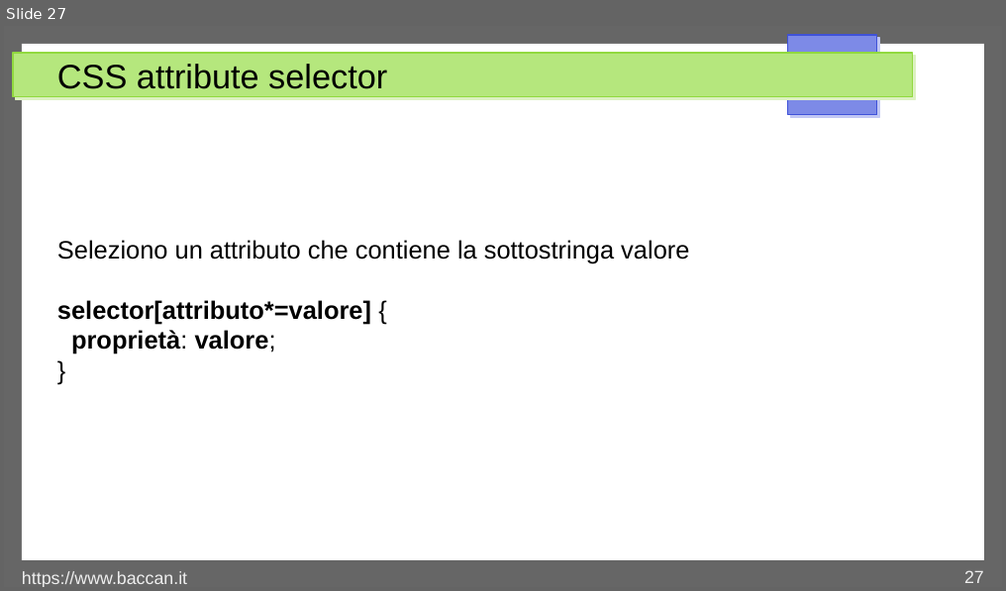
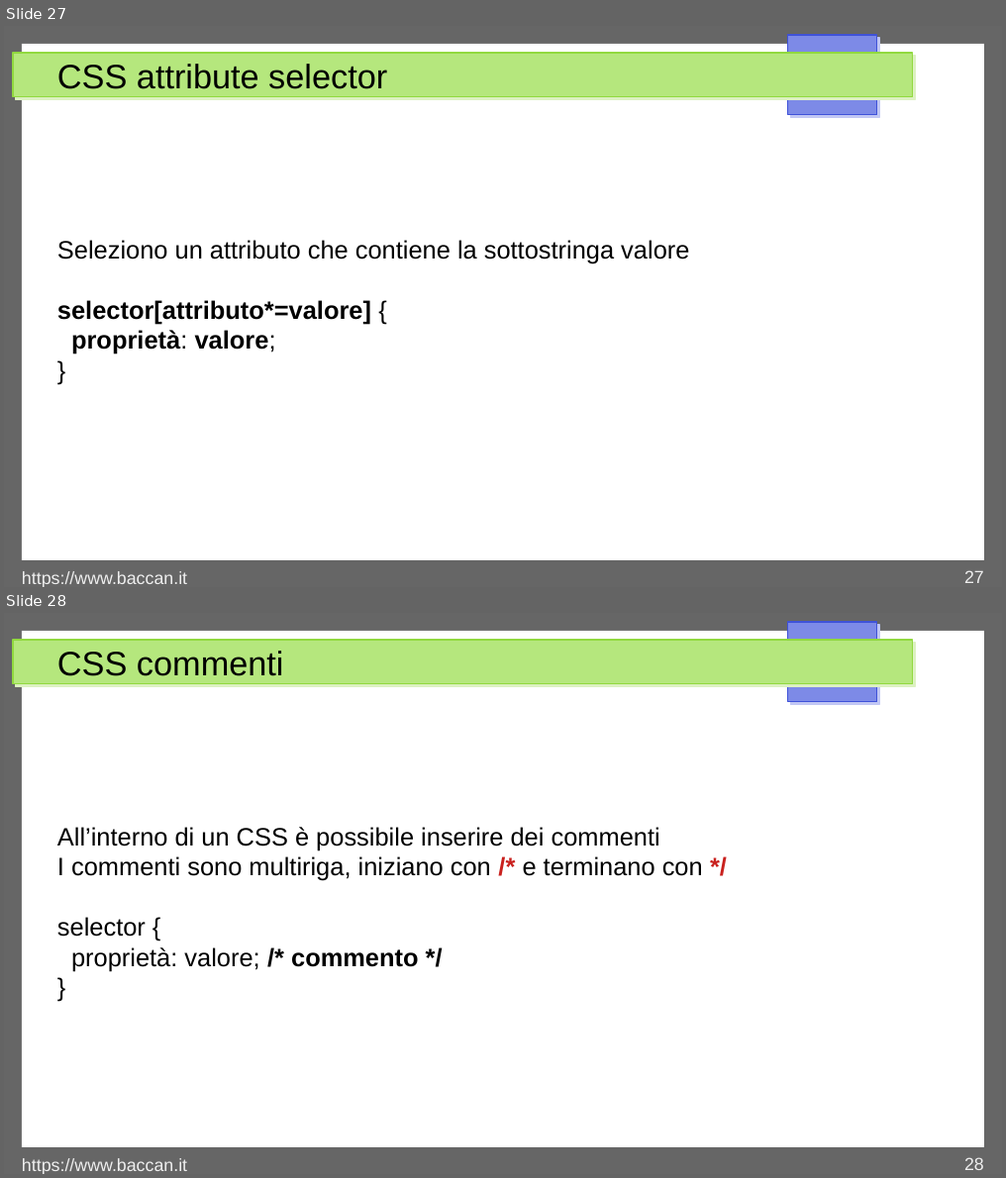
Before and after one commit to matteobaccan/CorsoCSS, a slide deck: Chapter_css.odp. Shown one above the other, each under a label of ours: slide 27 before the commit, slides 27 and 28 after it. The pictures are 1006x591 and 1006x1178 pixels, drawn with LibreOffice and Linux fonts; fonts in the diff are those of the drawing. Boxes give left, top, right and bottom in pixels: in the first picture for what was removed or moved away, otherwise in the second. Text is boxed around its words. In the diff, an @@ line names an element or a change of style, - is before the commit and + after.

```diff
--- a/Chapter_css.odp
+++ b/Chapter_css.odp
@@ slide 28 added at (x1=4, y1=613, x2=1002, y2=1174), background #FFFFFF; not listed: 4 template elements that a slide beside it also shows @@
@@ title added at (x1=57, y1=651, x2=284, y2=676), 27 pt, text #000000 @@
+CSS commenti
@@ text added at (x1=57, y1=827, x2=703, y2=971), 20 pt, text #000000 @@
+All’interno di un CSS è possibile inserire dei commenti
+I commenti sono multiriga, iniziano con /* e terminano con */
+selector {
+proprietà: valore; /* commento */
+}
@@ text added at (x1=22, y1=1158, x2=187, y2=1174), 14 pt, text #EEEEEE @@
+https://www.baccan.it
@@ page number added at (x1=964, y1=1157, x2=984, y2=1170), 14 pt, text #EEEEEE @@
+28
```
Also in this commit, not shown: 5 other slides added, 6 other files.
